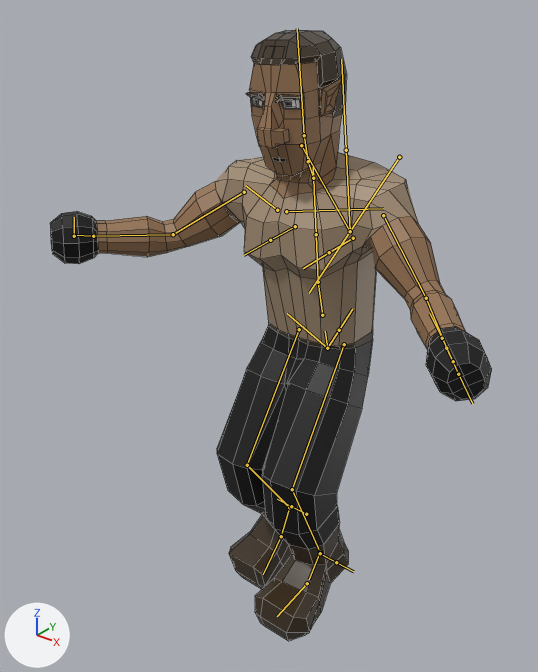
Renders of the FBX model Assets/Models/Creatures/PlayerModel.fbx from each side of a commit.
Both versions are drawn from a 50 mm camera at (1.66, -2.35, 2.73) aimed at (-0.1, -0.15, 1.37). Lighting does not change. The marker at lower left points along +X, +Y and +Z. The first picture is the older version. Both versions are drawn at frame 7 of the action 'Falling'; the numbers are the values there. The bones that change, and the others that lie on the model, are drawn over the model as lines. Mesh edges are drawn as thin lines.

Objects in the first picture: 'Human.Mesh'.
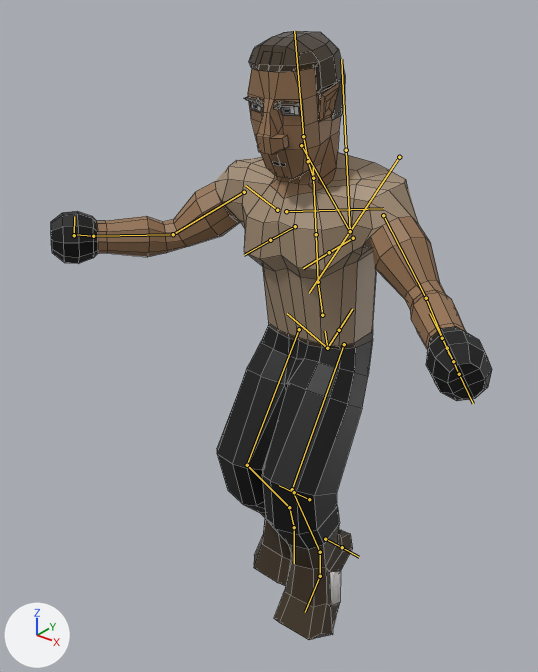
Location of each change, (x1, y1, x2, y2) in pixels of the pictures (538 x 672 px):
```json
{"object": "Human.Mesh", "change": "posed", "before": [50, 30, 492, 641], "after": [51, 31, 492, 640]}
{"bone": "spine.005", "before": "(308, 161) to (304, 135)", "after": "(308, 161) to (303, 136)"}
{"bone": "foot.L", "before": "(320, 552) to (309, 579)", "after": "(320, 552) to (320, 573)"}
{"bone": "toe.L", "before": "(307, 583) to (277, 616)", "after": "(320, 576) to (305, 612)"}
{"bone": "foot.R", "before": "(289, 507) to (282, 533)", "after": "(289, 507) to (293, 525)"}
{"bone": "toe.R", "before": "(281, 536) to (263, 574)", "after": "(294, 527) to (294, 563)"}
```

The change, as JSON lines over the scene's bpy script:
```json
{"block": "bone_spine_005", "where": "bone_spine_005 = bpy.data.objects['Human'].pose.bones['spine.005']  # child of 'spine.004'"}
{"op": "set", "path": "bone_spine_005.rotation_quaternion", "old": "(1.0, 0.0, 0.0, 0.0)", "new": "(0.999, 0.039, -0.005, -0.017)", "note": "degrees (0, 0, 0) -> degrees (4, 0, -2)"}
{"block": "bone_foot_l", "where": "bone_foot_l = bpy.data.objects['Human'].pose.bones['foot.L']  # child of 'shin.L'"}
{"op": "set", "path": "bone_foot_l.rotation_quaternion", "old": "(1.0, 0.0, 0.0, 0.0)", "new": "(0.935, 0.353, 0.012, 0.005)", "note": "degrees (0, 0, 0) -> degrees (41, 1, 1)"}
{"block": "bone_toe_l", "where": "bone_toe_l = bpy.data.objects['Human'].pose.bones['toe.L']  # child of 'foot.L'"}
{"op": "set", "path": "bone_toe_l.rotation_quaternion", "old": "(1.0, 0.0, 0.0, 0.0)", "new": "(0.997, -0.075, -0.01, 0.0)", "note": "degrees (0, 0, 0) -> degrees (-9, -1, 0)"}
{"block": "bone_foot_r", "where": "bone_foot_r = bpy.data.objects['Human'].pose.bones['foot.R']  # child of 'shin.R'"}
{"op": "set", "path": "bone_foot_r.rotation_quaternion", "old": "(1.0, 0.0, 0.0, 0.0)", "new": "(0.935, 0.353, -0.012, -0.005)", "note": "degrees (0, 0, 0) -> degrees (41, -1, -1)"}
{"block": "bone_toe_r", "where": "bone_toe_r = bpy.data.objects['Human'].pose.bones['toe.R']  # child of 'foot.R'"}
{"op": "set", "path": "bone_toe_r.rotation_quaternion", "old": "(1.0, 0.0, 0.0, 0.0)", "new": "(0.997, -0.075, 0.01, 0.0)", "note": "degrees (0, 0, 0) -> degrees (-9, 1, 0)"}
```
